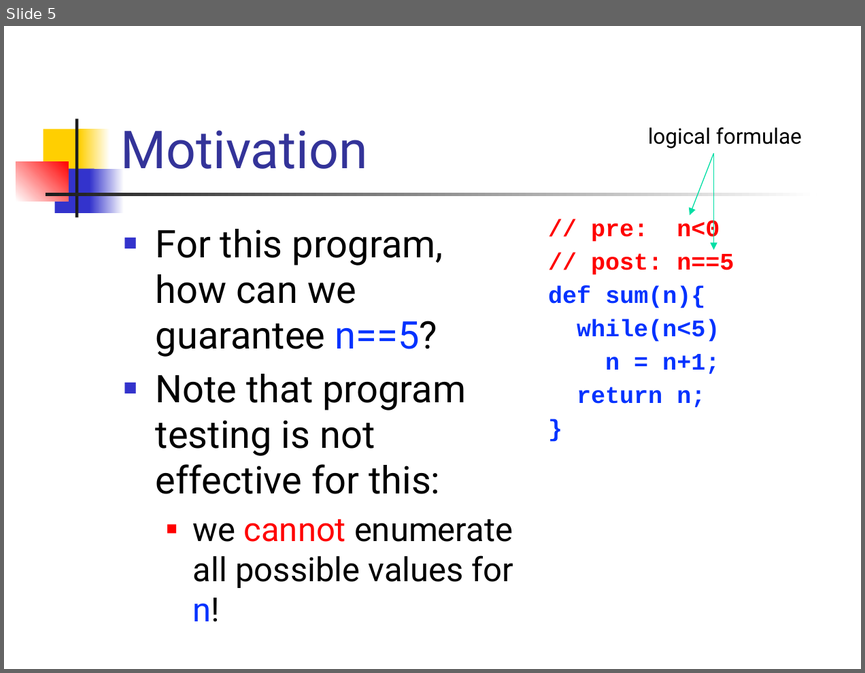
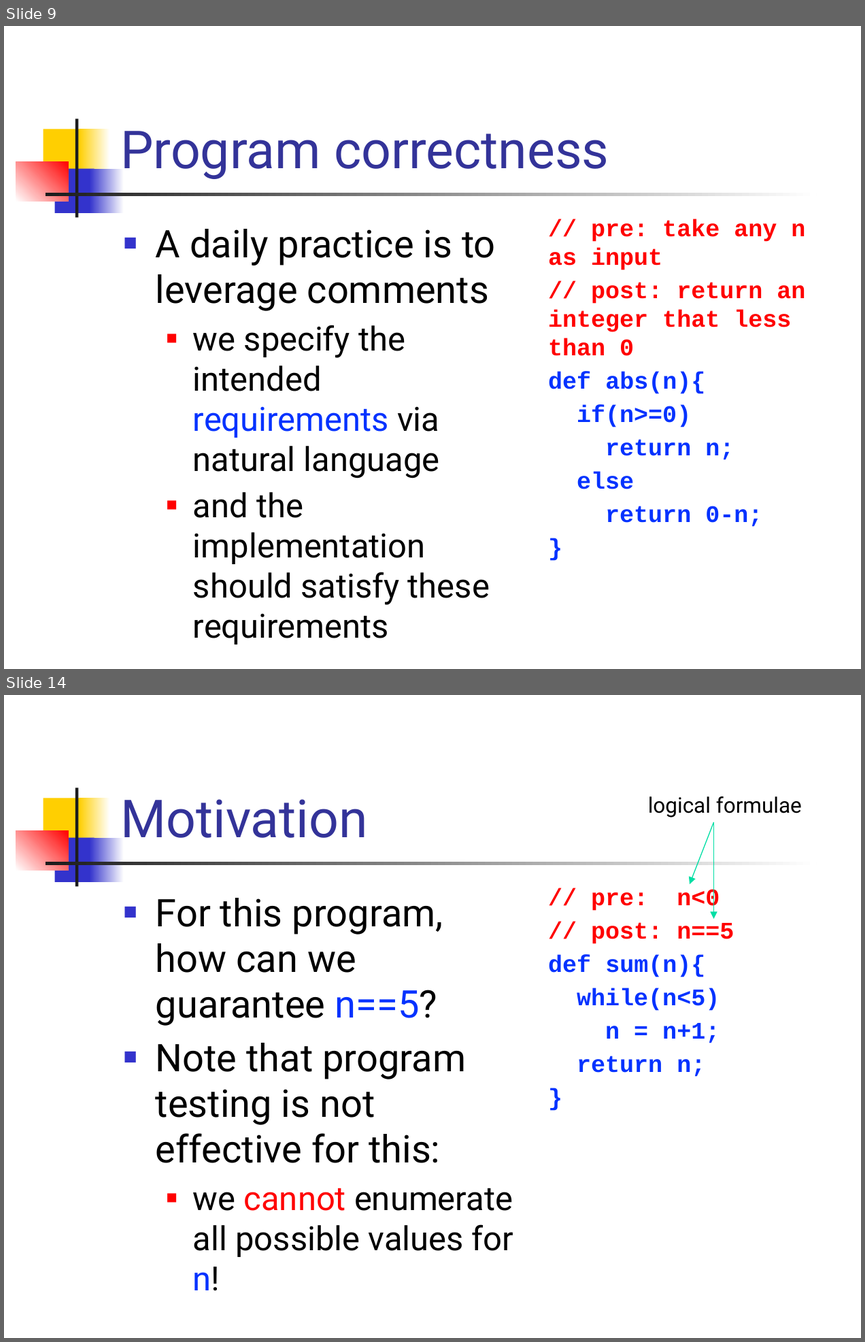
Before and after one commit to csslab-ustc/csslab-ustc.github.io, a slide deck: courses/theory/slides/lec18-hoare.pptx. Shown one above the other, each under a label of ours: slide 5 before the commit, slides 9 and 14 after it; the slides between them are not shown. The pictures are 865x673 and 865x1342 pixels, drawn with LibreOffice and Linux fonts; fonts in the diff are those of the drawing. Boxes give left, top, right and bottom in pixels: in the first picture for what was removed or moved away, otherwise in the second. Text is boxed around its words. In the diff, an @@ line names an element or a change of style, - is before the commit and + after.

```diff
--- a/courses/theory/slides/lec18-hoare.pptx
+++ b/courses/theory/slides/lec18-hoare.pptx
@@ slide 9 added at <box>4,26,861,669</box>, background #FFFFFF; not listed: 7 template elements that a slide beside it also shows @@
@@ title added at <box>120,131,609,179</box>, 44 pt, text #333399 @@
+Program correctness
@@ text added at <box>156,229,496,605</box>, 28 pt, text #000000 @@
+■ A daily practice is to leverage comments
+  ■ we specify the intended requirements via natural language
+  ■ and the implementation should satisfy these requirements
@@ text added at <box>548,219,805,526</box>, 20 pt, text #FF0000, bold @@
+// pre: take any n as input
+// post: return an integer that less than 0
+def abs(n){
+if(n>=0)
+return n;
+else
+return 0-n;
+}
@@ what was slide 5 is now slide 14 @@
```
Also in this commit, not shown: 2 slides changed, 8 other slides added.
